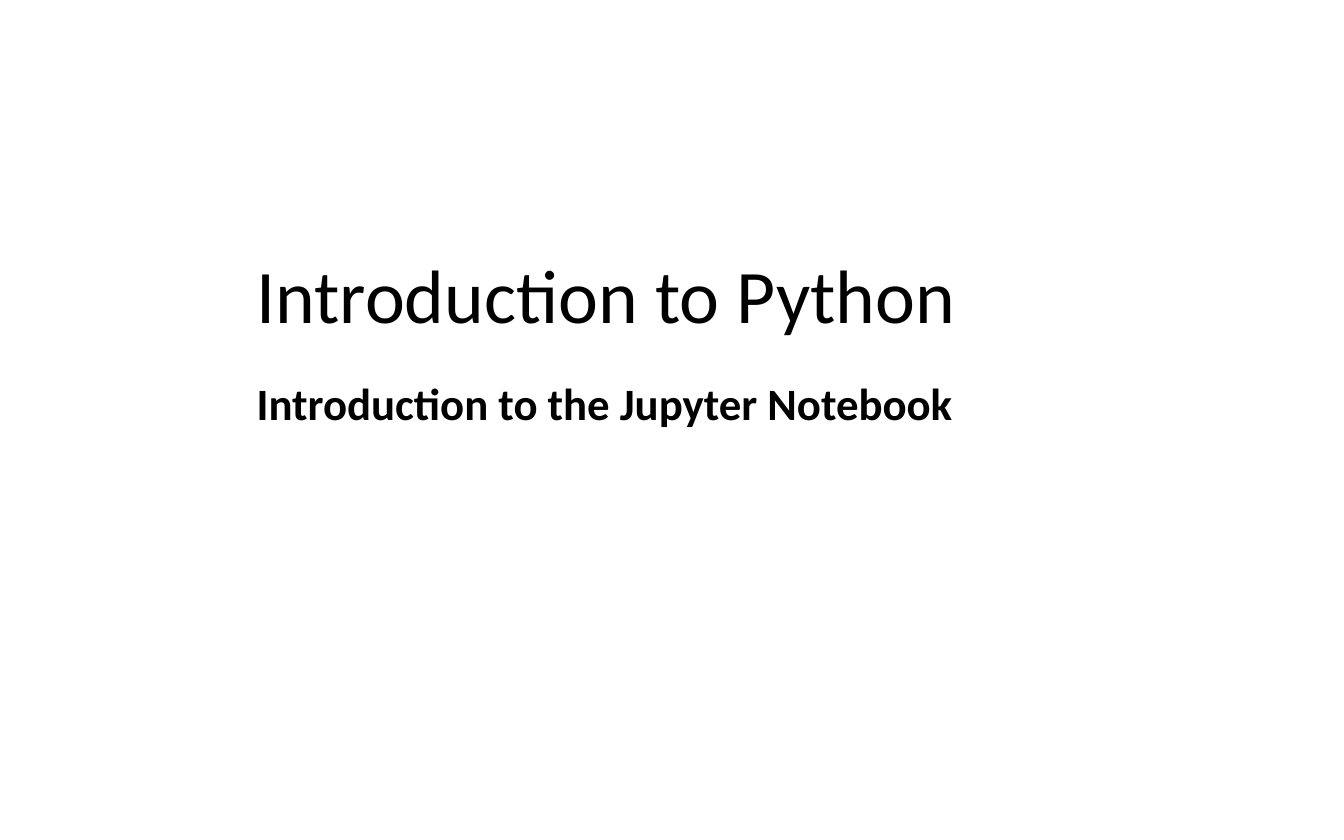
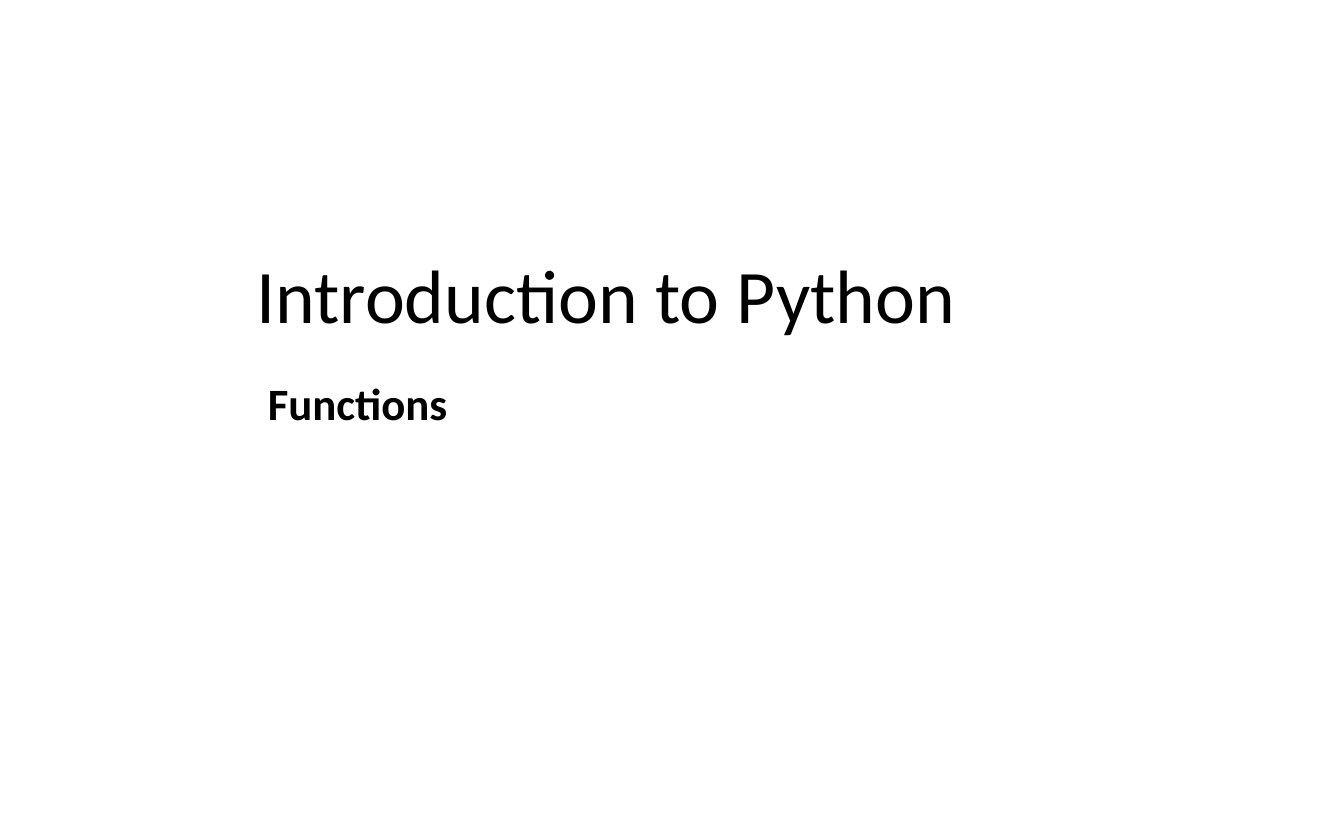
Before and after one commit to LongBaoNguyen/longbaonguyen.github.io, a slide deck: slide 1 of courses/apcsp/lect8.pptx. Drawn at 1344x840 pixels with LibreOffice and Linux fonts; fonts in the diff are those of the drawing. Boxes give left, top, right and bottom in pixels: in the first picture for what was removed or moved away, otherwise in the second. Text is boxed around its words. In the diff, an @@ line names an element or a change of style, - is before the commit and + after.

```diff
--- a/courses/apcsp/lect8.pptx
+++ b/courses/apcsp/lect8.pptx
@@ subtitle at (x1=268, y1=388, x2=447, y2=421): text changed @@
-Introduction to the Jupyter Notebook
+Functions
```
Also in this commit, not shown: 6 other slides changed, 18 slides added, 17 slides removed, 10 other files.
